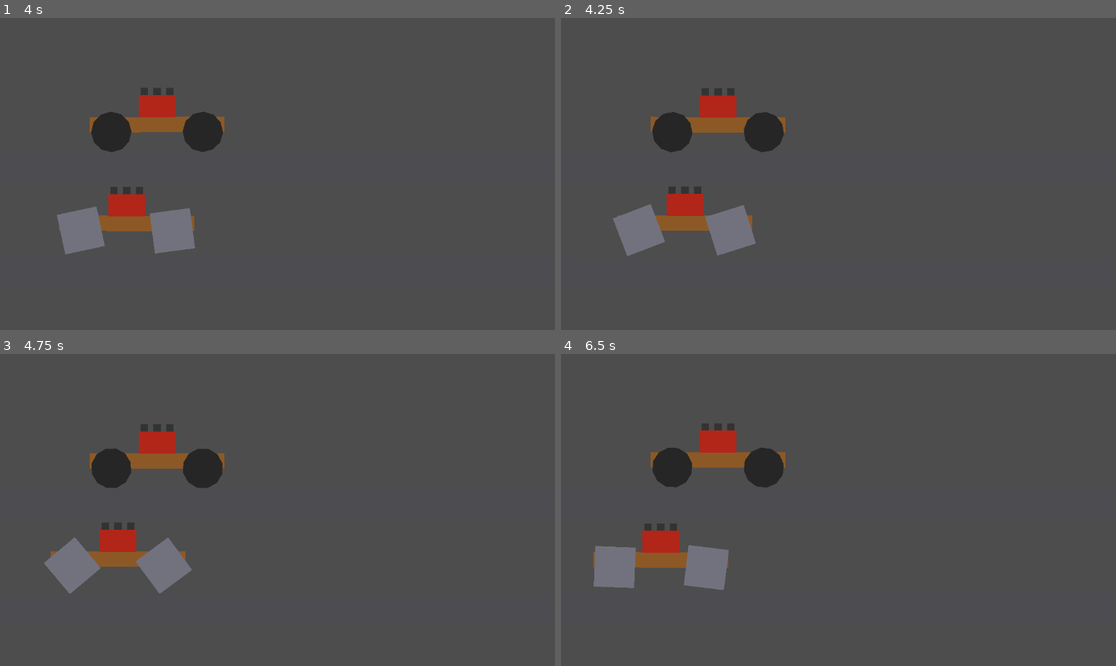
Above: before the commit, frames 1-4 (two rows, left to right).
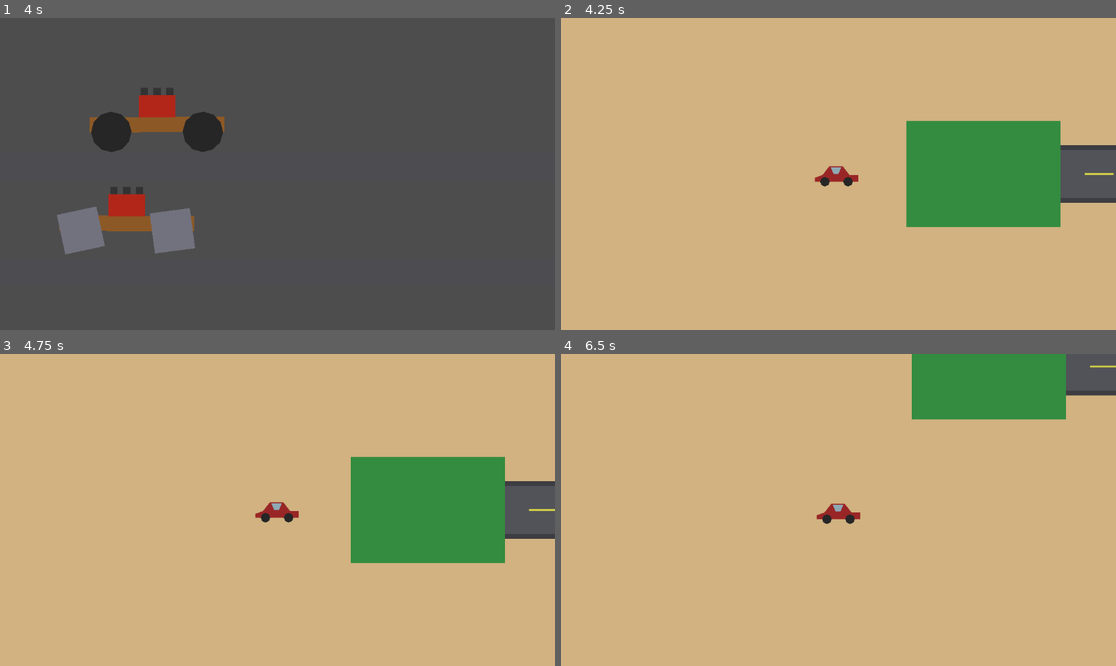
Above: after the commit, the same moments.

Repository: davidkovacwebdev/junkyard-drag-racing
Game: Godot game, scene res://scenes/race/race_test.tscn
Same seed, same stepped clock (60 frames per second), same inputs: the game is played once before the commit and once after it. This scene is started directly instead of the project's main scene.
Inputs (mouse positions are in pixels of both pictures, inside the frame that each line leads up to):
- Up to frame 1 (4 s): tap Enter at 0.5 s; move the mouse to (399, 158) at 0.52 s; hold D 0.53-1.25 s; hold Space 0.53-1.25 s; click (399, 158) at 0.67 s; drag from (166, 189) to (249, 236) at 1.27 s; move the mouse to (333, 105) at 2.02 s; hold D 2.03-2.75 s; hold Space 2.03-2.75 s; drag from (249, 236) to (111, 127) at 2.77 s; move the mouse to (444, 220) at 3.52 s; hold A from 3.53 s (still down); hold Space from 3.53 s (still down)
- Up to frame 2 (4.25 s): keep holding A; keep holding Space; tap Escape (ui_cancel) at 4.15 s
- Up to frame 3 (4.75 s): release A at 4.25 s; release Space at 4.25 s; drag from (111, 463) to (194, 432) at 4.27 s
- Up to frame 4 (6.5 s): move the mouse to (866, 510) at 5.02 s; hold S 5.03-5.75 s; hold Space 5.03-5.75 s; click (866, 510) at 5.17 s; drag from (755, 432) to (727, 525) at 5.77 s

Frame 1 is identical in both runs. In frame 2, 98% of the frame differs, in the area x 0-100%, y 0-100%; in frame 3, 98%; in frame 4, 99%.

Commit message:
added some adhock world_state to keep player location

Diff:
--- /dev/null
+++ b/autoload/world_state.gd
@@ -0,0 +1,28 @@
+extends Node
+## Remembers where the player was standing on the world map, so leaving a
+## place (garage, drag strip race, ...) drops them back at the same spot
+## instead of at the map origin.
+##
+## The PlayerCar writes its position here every physics frame and reads it
+## back on spawn. Kept as an autoload rather than a static var so the value
+## survives `change_scene_to_*` calls without anything having to pass it
+## along — every place's exit path just reloads main.tscn and this does the
+## rest.
+
+## Last known player position in world (map) coordinates.
+var player_position: Vector2 = Vector2.ZERO
+## False until the player has been on the map at least once. Without this
+## the first load would snap the player to the origin, which happens to be
+## correct here but is not something to rely on.
+var has_player_position: bool = false
+
+func remember_player(position: Vector2) -> void:
+	player_position = position
+	has_player_position = true
+
+## Forget the saved spot — next map load starts at the scene's own spawn.
+## Not used yet; here so a future "new game"/teleport doesn't leave a stale
+## position behind.
+func clear() -> void:
+	player_position = Vector2.ZERO
+	has_player_position = false
--- a/project.godot
+++ b/project.godot
@@ -23,6 +23,7 @@
 
 PartDatabase="*res://autoload/part_database.gd"
 Inventory="*res://autoload/inventory.gd"
+WorldState="*res://autoload/world_state.gd"
 
 [editor_plugins]
 
--- a/scripts/race/race_controller.gd
+++ b/scripts/race/race_controller.gd
@@ -20,9 +20,13 @@
 @export var camera_focus_y: float = 575.0
 ## If set, the game changes back to this scene once the race ends — used by
 ## the world map's drag strip so finishing a race drops you back onto the
-## map instead of leaving you stranded on the track. Empty means "stay put"
-## (standalone test scenes). Headless runs always just quit instead.
+## map instead of leaving you stranded on the track. Empty falls back to
+## DEFAULT_EXIT_SCENE. Headless runs always just quit instead.
 @export_file("*.tscn") var exit_scene_path: String = ""
+## Where Escape (and the end-of-race handoff) goes when `exit_scene_path`
+## isn't set. Escape always has to get you out of a race, so there's a hard
+## fallback rather than a dead key on the standalone test scenes.
+const DEFAULT_EXIT_SCENE := "res://scenes/world/main.tscn"
 
 var camera: CameraFollow
 var _entries: Array[Dictionary] = []
@@ -30,6 +34,9 @@
 var _race_over := false
 var _winner_name := ""
 var _log_timer := 0.0
+## Set the moment we start leaving, so Escape and the end-of-race handoff
+## can both fire without queueing two scene changes.
+var _exiting := false
 const LOG_INTERVAL := 1.0
 
 func _ready() -> void:
@@ -47,6 +54,18 @@
 
 func register_car(car_name: String, car: CarAssembler.AssembledCar) -> void:
 	_entries.append({"name": car_name, "car": car, "finished": false})
+
+## Escape always leaves the race — mid-race, after the flag, or while the
+## cars are still assembling. Handled in _input rather than _unhandled_input
+## so no on-screen UI can swallow the key first. Matches the physical-key
+## style used elsewhere (garage.gd) plus the built-in ui_cancel action.
+func _input(event: InputEvent) -> void:
+	if not event.is_pressed() or event.is_echo():
+		return
+	if event.is_action("ui_cancel") \
+			or (event is InputEventKey and event.physical_keycode == KEY_ESCAPE):
+		get_viewport().set_input_as_handled()
+		exit_race()
 
 func _physics_process(delta: float) -> void:
 	if _race_over:
@@ -109,10 +128,16 @@
 			print("    %s DESTROYED" % entry["name"])
 			continue
 		print("    %s final x=%.1f%s" % [entry["name"], car.body.global_position.x, " [finished]" if entry["finished"] else ""])
-	_maybe_quit()
+	exit_race()
 
-func _maybe_quit() -> void:
+## Single way out of a race: back to `exit_scene_path`, or DEFAULT_EXIT_SCENE
+## when the scene doesn't set one. Headless runs quit so test runs don't hang.
+func exit_race() -> void:
+	if _exiting:
+		return
+	_exiting = true
 	if DisplayServer.get_name() == "headless":
 		get_tree().quit()
-	elif not exit_scene_path.is_empty():
-		get_tree().change_scene_to_file(exit_scene_path)
+		return
+	var path := exit_scene_path if not exit_scene_path.is_empty() else DEFAULT_EXIT_SCENE
+	get_tree().change_scene_to_file(path)
--- a/scripts/world/player_car.gd
+++ b/scripts/world/player_car.gd
@@ -18,6 +18,14 @@
 
 func _ready() -> void:
 	motion_mode = CharacterBody2D.MOTION_MODE_FLOATING
+	# Coming back from a place (garage, drag strip race): reappear where we
+	# left the map instead of at the scene's default spawn.
+	if WorldState.has_player_position:
+		global_position = WorldState.player_position
+	# If space was still held when the previous scene ended, don't let it
+	# count as a fresh press here — that would instantly re-enter the place
+	# we just exited.
+	_space_pressed_last = Input.is_physical_key_pressed(KEY_SPACE)
 
 const _DRIVE_KEYS := [KEY_W, KEY_A, KEY_S, KEY_D, KEY_UP, KEY_DOWN, KEY_LEFT, KEY_RIGHT, KEY_SPACE]
 
@@ -59,6 +67,10 @@
 	velocity = velocity.move_toward(target_velocity, accel_rate * delta)
 	move_and_slide()
 
+	# Keep the saved spot current so entering any place (or any other scene
+	# change) returns us to exactly here.
+	WorldState.remember_player(global_position)
+
 	_process_interaction()
 
 ## Nearby buildings are just StaticBody2Ds with a non-empty `display_name`
Not shown, added: autoload/world_state.gd.uid
